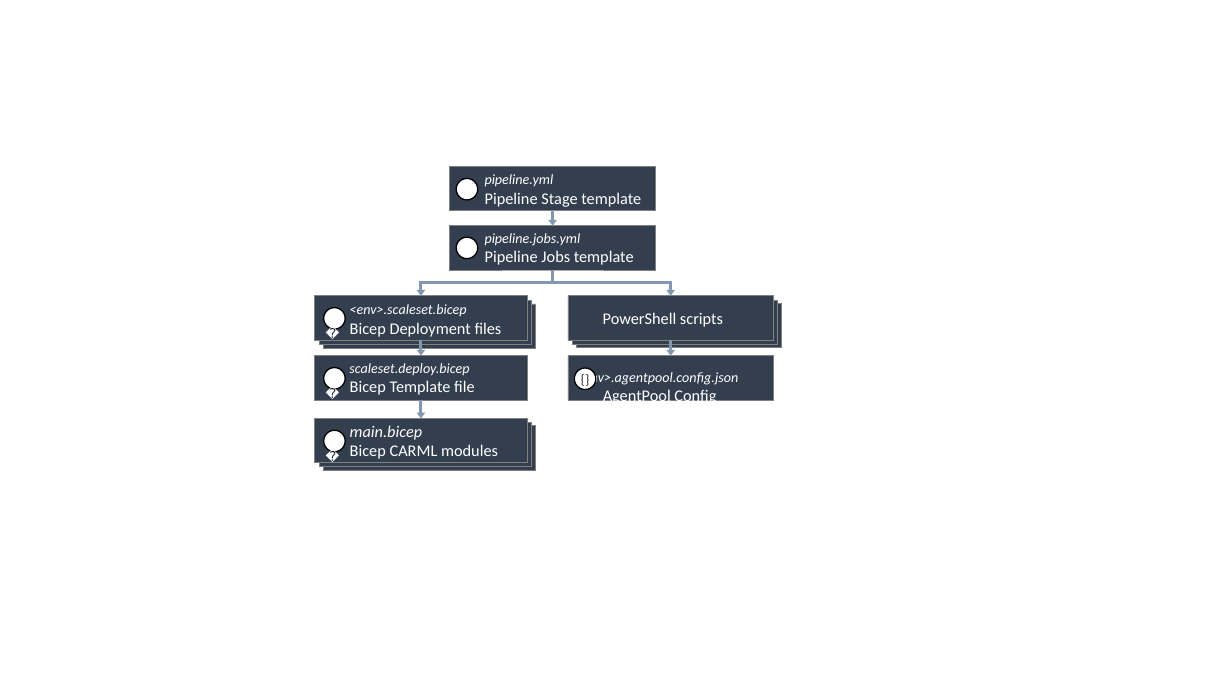
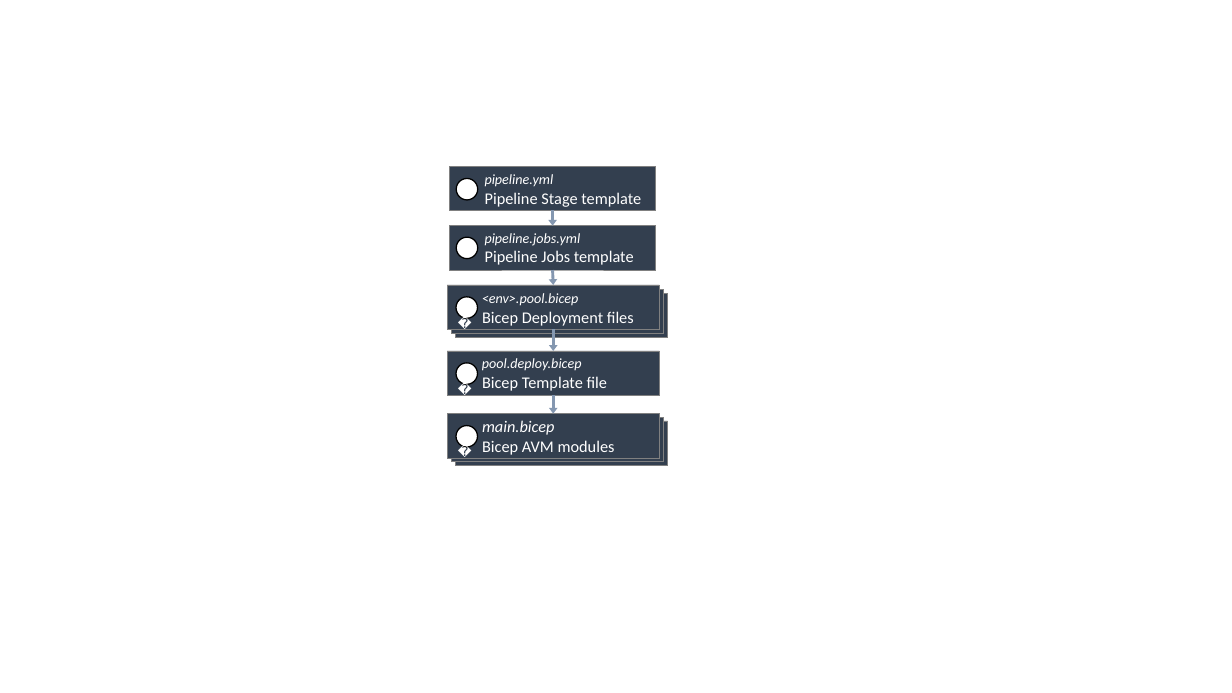
Before and after one commit to Azure/DevOps-Self-Hosted, a slide deck: slide 2 of docs/wiki/media/src/DevOps Self-Hosted Diagrams.pptx. Drawn at 1232x693 pixels with LibreOffice and Linux fonts; fonts in the diff are those of the drawing; background and template pictures are left out. Boxes give left, top, right and bottom in pixels: in the first picture for what was removed or moved away, otherwise in the second. Text is boxed around its words. In the diff, an @@ line names an element or a change of style, - is before the commit and + after.

Commit message:
Refactored tempaltes to use devops agent pool module

```diff
--- a/docs/wiki/media/src/DevOps Self-Hosted Diagrams.pptx
+++ b/docs/wiki/media/src/DevOps Self-Hosted Diagrams.pptx
@@ elbow arrow removed from (553, 270) to (421, 296) @@
@@ rectangle "<env>.pool.bicep": place and size @@
-rectangle "<env>.pool.bicep" at [315,296,528,340]
+rectangle "<env>.pool.bicep" at [447,285,660,329]
@@ text "💪": place and size @@
-text "💪" at [317,305,348,332]
+text "💪" at [449,294,480,321]
@@ 2 rectangles, 1 ellipse: place and size @@
-2 rectangles, 1 ellipse at [319,300,536,348]
+2 rectangles, 1 ellipse at [452,289,668,337]
@@ text in rectangle at [482,293,579,306]: text changed @@
-<env>.scaleset.bicep
+<env>.pool.bicep
@@ arrow moved from (671, 340) - (671, 356) to (553, 270) - (554, 285) @@
@@ elbow arrow removed from (553, 270) to (671, 296) @@
@@ rectangle removed at [568,296,774,340] @@
-PowerShell scripts
@@ arrow moved from (421, 340) - (421, 356) to (554, 329) - (554, 351) @@
@@ rectangle removed at [572,300,777,345] @@
@@ rectangle removed at [576,303,781,348] @@
@@ text in rectangle at [482,358,582,371]: text changed @@
-scaleset.deploy.bicep
+pool.deploy.bicep
@@ rectangle removed at [568,356,774,400] @@
-<env>.agentpool.config.json
-AgentPool Config
@@ 2 rectangles, 2 texts: place and size @@
-2 rectangles, 2 texts at [315,356,528,463]
+2 rectangles, 2 texts at [447,351,660,458]
@@ text removed at [571,366,599,393] @@
-{}
@@ ellipse removed at [575,368,596,389] @@
@@ 2 rectangles, 2 ellipses, 1 arrow: place and size @@
-2 rectangles, 2 ellipses, 1 arrow at [319,368,536,470]
+2 rectangles, 2 ellipses, 1 arrow at [452,363,668,466]
@@ text in rectangle at [482,440,615,455]: text changed @@
-Bicep CARML modules
+Bicep AVM modules
```
Also in this commit, not shown: 3 other slides changed, 29 other files.
